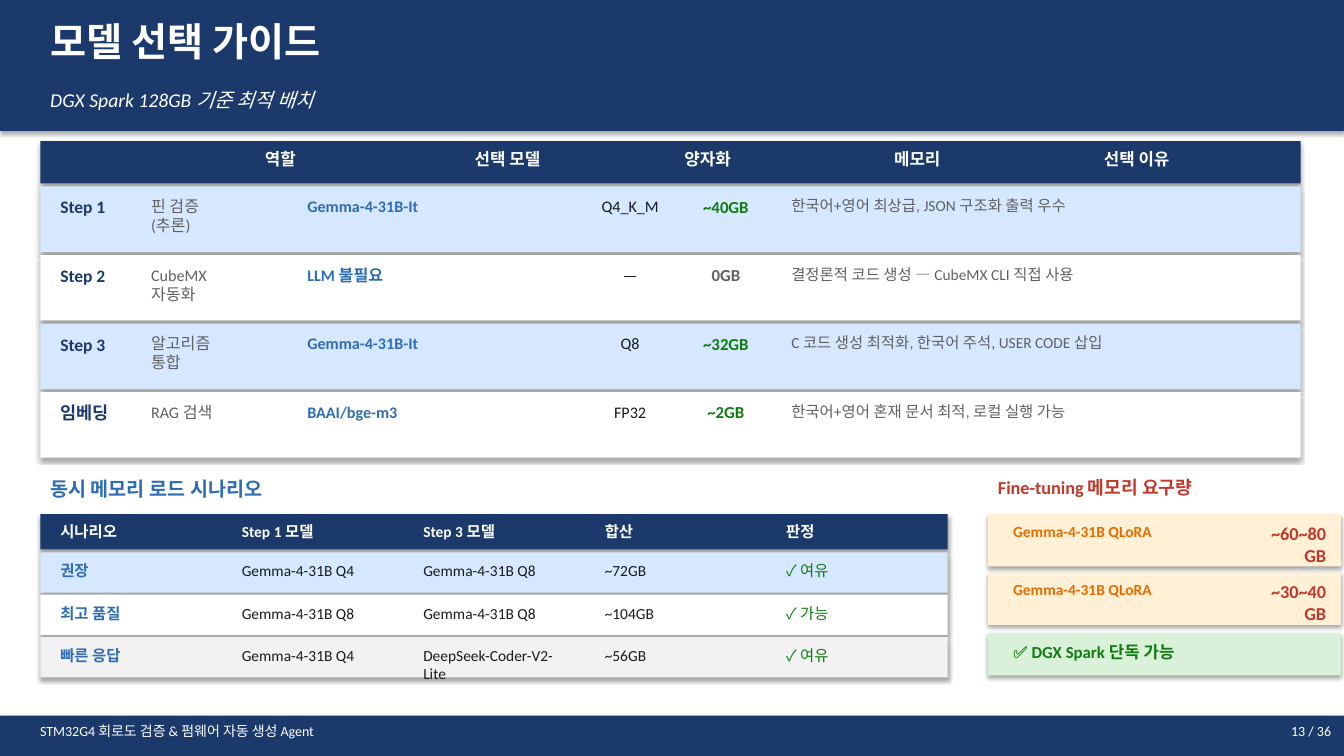
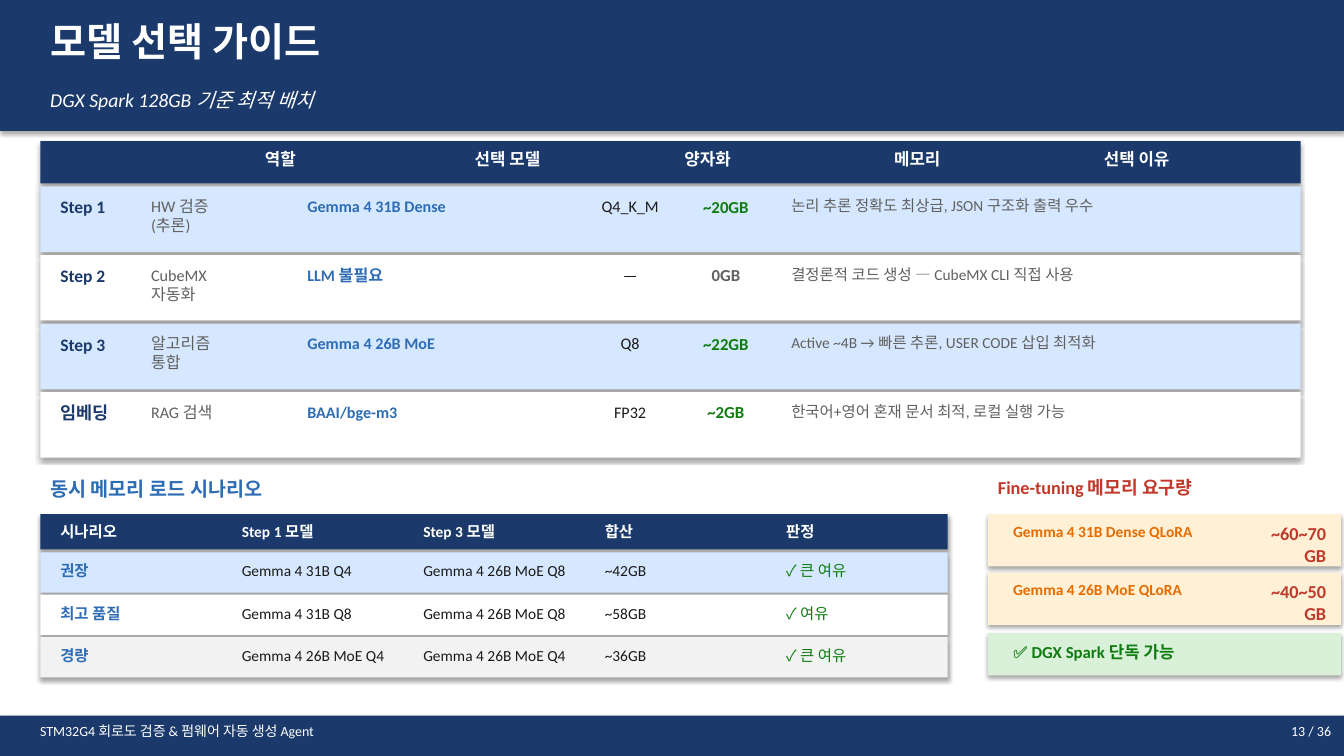
Before and after one commit to younlea/MotorDriveForge, a slide deck: slide 13 of STM32G4_Agent_Plan.pptx. Drawn at 1344x756 pixels with LibreOffice and Linux fonts; fonts in the diff are those of the drawing. Boxes give left, top, right and bottom in pixels: in the first picture for what was removed or moved away, otherwise in the second. Text is boxed around its words. In the diff, an @@ line names an element or a change of style, - is before the commit and + after.

```diff
--- a/STM32G4_Agent_Plan.pptx
+++ b/STM32G4_Agent_Plan.pptx
@@ text at <box>151,199,209,233</box>: text changed @@
-핀 검증
-(추론)
+HW 검증
+(추론)
@@ text at <box>307,201,445,212</box>: text changed @@
-Gemma-4-31B-It
+Gemma 4 31B Dense
@@ text at <box>703,202,748,213</box>: text changed @@
-~40GB
+~20GB
@@ text at <box>791,198,1093,213</box>: text changed @@
-한국어+영어 최상급, JSON 구조화 출력 우수
+논리 추론 정확도 최상급, JSON 구조화 출력 우수
@@ text at <box>307,338,435,349</box>: text changed @@
-Gemma-4-31B-It
+Gemma 4 26B MoE
@@ text at <box>703,339,748,350</box>: text changed @@
-~32GB
+~22GB
@@ text at <box>791,335,1096,350</box>: text changed @@
-C 코드 생성 최적화, 한국어 주석, USER CODE 삽입
+Active ~4B → 빠른 추론, USER CODE 삽입 최적화
@@ text at <box>1013,527,1192,539</box>: text changed @@
-Gemma-4-31B QLoRA
+Gemma 4 31B Dense QLoRA
@@ text at <box>1271,527,1326,540</box>: text changed @@
-~60~80GB
+~60~70GB
@@ text at <box>242,566,352,578</box>: text changed @@
-Gemma-4-31B Q4
+Gemma 4 31B Q4
@@ text at <box>423,565,565,578</box>: text changed @@
-Gemma-4-31B Q8
+Gemma 4 26B MoE Q8
@@ text at <box>605,566,646,576</box>: text changed @@
-~72GB
+~42GB
@@ text at <box>800,563,846,578</box>: text changed @@
-✓ 여유
+✓ 큰 여유
@@ text at <box>1013,584,1182,597</box>: text changed @@
-Gemma-4-31B QLoRA
+Gemma 4 26B MoE QLoRA
@@ text at <box>1271,586,1326,598</box>: text changed @@
-~30~40GB
+~40~50GB
@@ text at <box>242,608,352,621</box>: text changed @@
-Gemma-4-31B Q8
+Gemma 4 31B Q8
@@ text at <box>423,608,565,621</box>: text changed @@
-Gemma-4-31B Q8
+Gemma 4 26B MoE Q8
@@ text at <box>605,608,646,619</box>: text changed @@
-~104GB
+~58GB
@@ text at <box>800,606,828,621</box>: text changed @@
-✓ 가능
+✓ 여유
@@ text at <box>60,648,88,663</box>: text changed @@
-빠른 응답
+경량
@@ text at <box>242,650,384,663</box>: text changed @@
-Gemma-4-31B Q4
+Gemma 4 26B MoE Q4
@@ text at <box>423,650,565,663</box>: text changed @@
-DeepSeek-Coder-V2-Lite
+Gemma 4 26B MoE Q4
@@ text at <box>605,650,646,661</box>: text changed @@
-~56GB
+~36GB
@@ text at <box>800,648,846,663</box>: text changed @@
-✓ 여유
+✓ 큰 여유
```
Also in this commit, not shown: 15 other slides changed, 8 other files.
